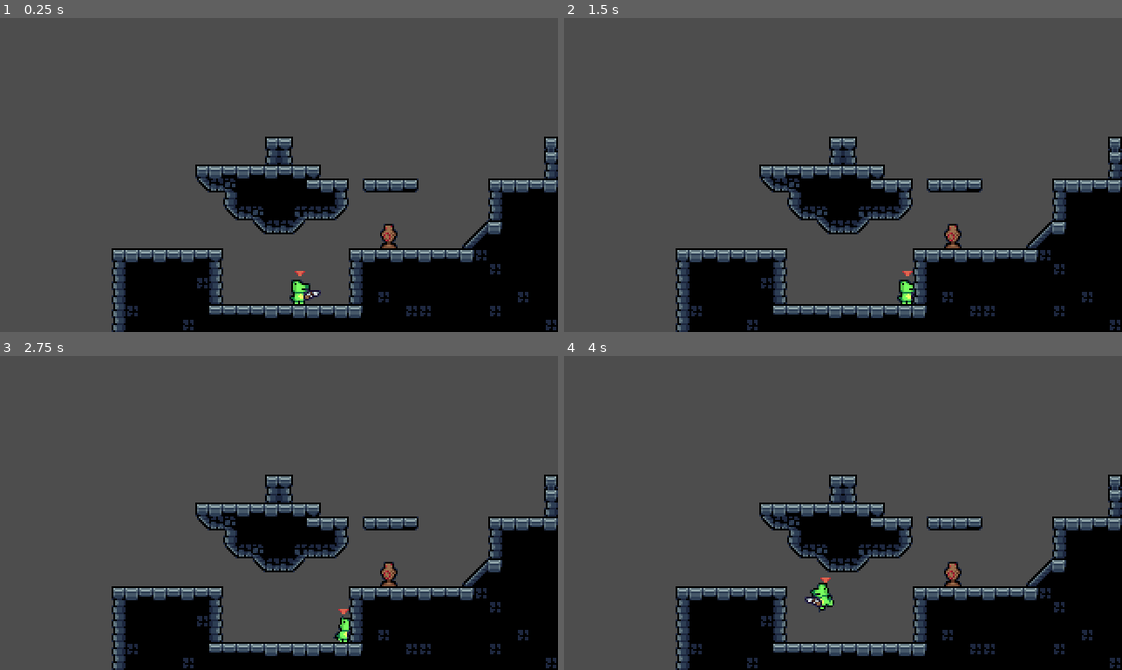
Above: before the commit, frames 1-4 (two rows, left to right).
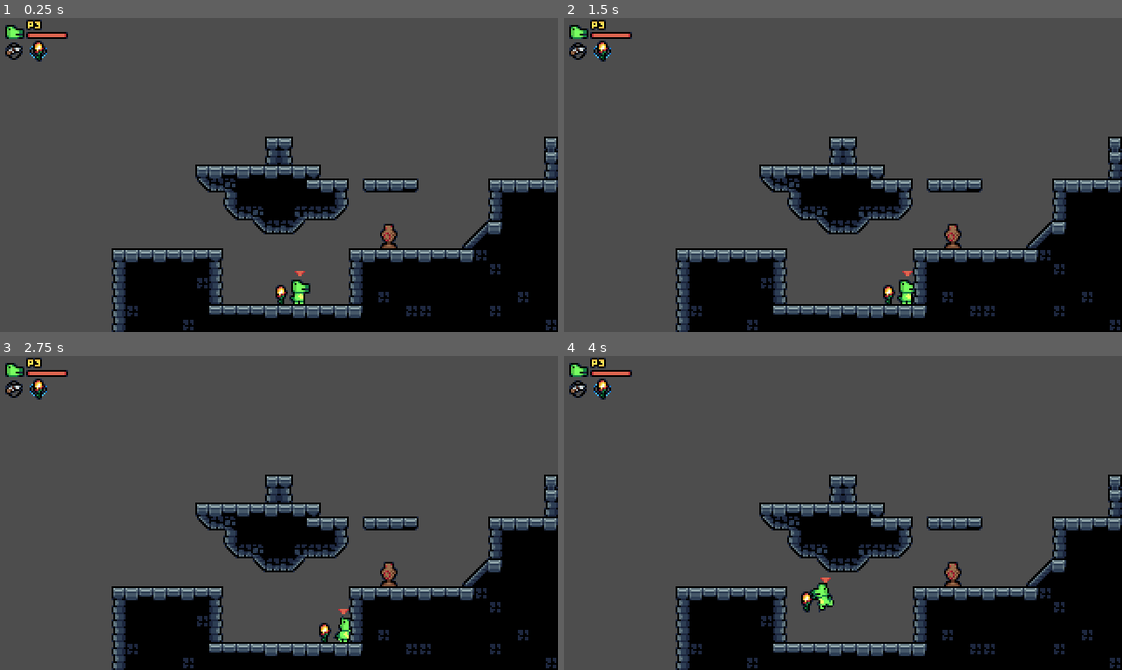
Above: after the commit, the same moments.

Repository: mageowl/descent
Game: Godot game, scene res://scenes/test/test.tscn
The game is run twice, just before and just after one commit, with the same random seed, the same clock (stepped at 60 frames per second) and the same inputs.
Inputs (mouse positions are in pixels of both pictures, inside the frame that each line leads up to):
- Up to frame 1 (0.25 s): no input
- Up to frame 2 (1.5 s): tap Enter at 0.5 s; move the mouse to (965, 159) at 0.52 s; hold D (right) 0.53-1.25 s; click (965, 159) at 0.67 s; tap W (jump) at 0.77 s; drag from (731, 190) to (815, 237) at 1.27 s
- Up to frame 3 (2.75 s): tap Space at 2 s; move the mouse to (334, 443) at 2.02 s; hold D (right) from 2.03 s (still down)
- Up to frame 4 (4 s): release D (right) at 2.75 s; drag from (815, 575) to (675, 465) at 2.77 s; tap Enter at 3.5 s; move the mouse to (1010, 560) at 3.52 s; hold A (left) from 3.53 s (still down); tap W (jump) at 3.77 s

The runs differ from the first frame. In frame 1, 0.8% of the frame differs, in the area x 0-58%, y 0-92%; in frame 2, 0.8%; in frame 3, 0.8%; in frame 4, 0.8%.

Commit message:
Update weapon systems Beginning changes for weapons and weapon drops.

Diff:
--- a/scenes/entity/entity_types/combat_dummy.tscn
+++ b/scenes/entity/entity_types/combat_dummy.tscn
@@ -52,10 +52,9 @@
 
 [sub_resource type="CapsuleShape2D" id="CapsuleShape2D_ufx1m"]
 radius = 5.0
-height = 14.0
+height = 16.0
 
 [node name="CombatDummy" type="CharacterBody2D"]
-position = Vector2(72, -26)
 collision_layer = 2
 collision_mask = 0
 script = SubResource("GDScript_1d7ic")
@@ -72,5 +71,5 @@
 offset = Vector2(0, -8)
 
 [node name="CollisionShape2D" type="CollisionShape2D" parent="."]
-position = Vector2(0, -6)
+position = Vector2(0, -8)
 shape = SubResource("CapsuleShape2D_ufx1m")
--- a/scenes/player/player.gd
+++ b/scenes/player/player.gd
@@ -15,7 +15,8 @@
 const CYOTE_TIME = 8
 const HOLD_JUMP = 4
 
-@onready var weapons = $Weapon
+@export var player_index = 0
+@onready var weapon_container = $Weapons
 @onready var animation_tree = $Sprite/AnimationTree
 @onready var sprite = $Sprite
 @onready var input_map: FilteredInputMap = $InputMap
@@ -25,7 +26,17 @@
 var short_jump = false
 var short_jumped = false
 
-var current_weapon = 0
+var weapons: Array[GenericWeapon.WeaponData] = []
+var current_weapon: GenericWeapon
+
+func _enter_tree():
+	name = StringName("Player" + str(player_index + 1))
+
+func _ready():
+	input_map.controller = player_index
+
+	for weapon in weapon_container.get_children():
+		weapon._set_input_map(input_map)
 
 func animate(direction):
 	var set_p = func (property, value):
@@ -41,7 +52,6 @@
 			var squash_factor: float = min(impact / 10.0, 50.0) / 80.0
 			set_p.call("squash/blend_position", -squash_factor)
 			impact -= 50
-			print("now using impact" + str(squash_factor))
 		else:
 			set_p.call("squash/blend_position", 0)
 
@@ -92,9 +102,10 @@
 	var direction = movement(delta)
 	animate(direction)
 
-	var aim = Util.deadzone2(input_map.get_vector("left", "right", "aim_up", "aim_down")).normalized().snapped(Vector2(1, 1))
-	if aim == Vector2.ZERO: aim.x = int(sprite.flip_h) * -2 + 1
-	if aim.y > 0: aim.x = 0
-	weapons.get_child(current_weapon)._process_weapon(aim)
+	if current_weapon != null:
+		var aim = Util.deadzone2(input_map.get_vector("left", "right", "aim_up", "aim_down")).normalized().snapped(Vector2(1, 1))
+		if aim == Vector2.ZERO: aim.x = int(sprite.flip_h) * -2 + 1
+		if aim.y > 0 and not input_map.is_action_pressed("aim"): aim.x = 0
+		current_weapon._process_weapon(aim)
 
 	move_and_slide()
--- a/scenes/player/player.tscn
+++ b/scenes/player/player.tscn
@@ -1,9 +1,10 @@
-[gd_scene load_steps=24 format=3 uid="uid://mpb3hkk48g22"]
+[gd_scene load_steps=25 format=3 uid="uid://mpb3hkk48g22"]
 
 [ext_resource type="Texture2D" uid="uid://pddkgxhnrskj" path="res://scenes/player/gator.png" id="1_bdxws"]
 [ext_resource type="Script" path="res://scenes/player/player.gd" id="1_cadx7"]
 [ext_resource type="AnimationLibrary" uid="uid://b6plggdiycbjf" path="res://scenes/player/gator.tres" id="3_05bc4"]
 [ext_resource type="PackedScene" uid="uid://bdbrbjgnblxwq" path="res://scenes/weapon/weapon_types/silver_pistol.tscn" id="3_uff5s"]
+[ext_resource type="PackedScene" uid="uid://dd1x5hlymoupa" path="res://scenes/weapon/weapon_types/flare_bloom.tscn" id="5_8sst0"]
 [ext_resource type="Script" path="res://global/classes/filtered_input_map.gd" id="5_ya4st"]
 [ext_resource type="Texture2D" uid="uid://b6wfm3sjx8s65" path="res://scenes/player/marker-1.png" id="6_3rr87"]
 
@@ -121,7 +122,7 @@
 texture = ExtResource("1_bdxws")
 offset = Vector2(0, -8)
 region_enabled = true
-region_rect = Rect2(16, 0, 16, 16)
+region_rect = Rect2(0, 0, 16, 16)
 
 [node name="AnimationPlayer" type="AnimationPlayer" parent="Sprite"]
 libraries = {
@@ -145,10 +146,13 @@
 parameters/tilting/transition_request = ""
 parameters/tilting/current_index = 2
 
-[node name="Weapon" type="Node2D" parent="."]
+[node name="Weapons" type="Node2D" parent="."]
 position = Vector2(0, 3)
 
-[node name="SilverPistol" parent="Weapon" instance=ExtResource("3_uff5s")]
+[node name="FlareBloom" parent="Weapons" instance=ExtResource("5_8sst0")]
+
+[node name="SilverPistol" parent="Weapons" instance=ExtResource("3_uff5s")]
+visible = false
 
 [node name="CollisionShape2D" type="CollisionShape2D" parent="."]
 position = Vector2(0, 2.5)
--- a/scenes/test/test.tscn
+++ b/scenes/test/test.tscn
@@ -1,10 +1,11 @@
-[gd_scene load_steps=17 format=3 uid="uid://bi1de72m3o7cg"]
+[gd_scene load_steps=13 format=3 uid="uid://bi1de72m3o7cg"]
 
 [ext_resource type="Texture2D" uid="uid://cpclmmw8wl54q" path="res://scenes/test/tiles.png" id="1_34yfe"]
 [ext_resource type="PackedScene" uid="uid://mpb3hkk48g22" path="res://scenes/player/player.tscn" id="1_dgnk1"]
 [ext_resource type="Texture2D" uid="uid://6cd3pofvovsn" path="res://scenes/test/foliage.png" id="2_80lno"]
 [ext_resource type="Texture2D" uid="uid://bkvvj1k5pggsc" path="res://scenes/test/tiles2.png" id="4_8glur"]
-[ext_resource type="Texture2D" uid="uid://cqiitoovprsdf" path="res://scenes/test/dummy.png" id="6_50maw"]
+[ext_resource type="PackedScene" uid="uid://dba1hfvlqg084" path="res://scenes/entity/entity_types/combat_dummy.tscn" id="5_npr70"]
+[ext_resource type="Texture2D" uid="uid://duph2okp3gh6m" path="res://scenes/test/hud-test.png" id="6_2sgjf"]
 
 [sub_resource type="TileMapPattern" id="TileMapPattern_pekoi"]
 tile_data = PackedInt32Array(65536, 1048578, 10, 1, 1114114, 9, 65537, 1114114, 10)
@@ -1121,58 +1122,6 @@
 pattern_0 = SubResource("TileMapPattern_pekoi")
 pattern_1 = SubResource("TileMapPattern_lhfgs")
 
-[sub_resource type="GDScript" id="GDScript_1d7ic"]
-script/source = "extends Entity
-
-@onready var animation_player = $AnimationPlayer
-
-func _ready():
-	invul = -1
-
-func damage(damage_source: DamageSource, hurt_points: int, type: DamageSource.TYPE):
-	animation_player.stop()
-	animation_player.play(\"Hit\")
-	return super.damage(damage_source, hurt_points, type)
-"
-
-[sub_resource type="Animation" id="Animation_5lmdu"]
-resource_name = "Hit"
-tracks/0/type = "bezier"
-tracks/0/imported = false
-tracks/0/enabled = true
-tracks/0/path = NodePath("CombatDummy/Sprite:rotation")
-tracks/0/interp = 1
-tracks/0/loop_wrap = true
-tracks/0/keys = {
-"handle_modes": PackedInt32Array(0, 0, 0, 0),
-"points": PackedFloat32Array(0, -0.25, 0, 0.2, 0.563645, -0.216726, -0.2, 0.047268, 0.3, 0.0324621, 0.185, -0.25, 0, 0.1, 0.0365205, 0, -0.2, -0.0706437, 0.25, 0),
-"times": PackedFloat32Array(0, 0.3, 0.7, 1)
-}
-
-[sub_resource type="Animation" id="Animation_jsy0c"]
-length = 0.001
-tracks/0/type = "bezier"
-tracks/0/imported = false
-tracks/0/enabled = true
-tracks/0/path = NodePath("CombatDummy/Sprite:rotation")
-tracks/0/interp = 1
-tracks/0/loop_wrap = true
-tracks/0/keys = {
-"handle_modes": PackedInt32Array(0),
-"points": PackedFloat32Array(0, -0.25, 0, 0.25, 0),
-"times": PackedFloat32Array(0)
-}
-
-[sub_resource type="AnimationLibrary" id="AnimationLibrary_lb5yt"]
-_data = {
-"Hit": SubResource("Animation_5lmdu"),
-"RESET": SubResource("Animation_jsy0c")
-}
-
-[sub_resource type="CapsuleShape2D" id="CapsuleShape2D_ufx1m"]
-radius = 5.0
-height = 14.0
-
 [node name="Test" type="Node2D"]
 metadata/_edit_horizontal_guides_ = []
 
@@ -1186,26 +1135,13 @@
 format = 2
 layer_0/tile_data = PackedInt32Array(131069, 131074, 2, 131070, 131074, 2, 131071, 131074, 2, 65536, 196610, 2, 65537,  …(5282 unchanged characters)…
 
-[node name="CombatDummy" type="CharacterBody2D" parent="."]
+[node name="CombatDummy" parent="." instance=ExtResource("5_npr70")]
 position = Vector2(72, -26)
-collision_layer = 2
-collision_mask = 0
-script = SubResource("GDScript_1d7ic")
-max_hp = 999
-
-[node name="AnimationPlayer" type="AnimationPlayer" parent="CombatDummy"]
-root_node = NodePath("../..")
-libraries = {
-"": SubResource("AnimationLibrary_lb5yt")
-}
-
-[node name="Sprite" type="Sprite2D" parent="CombatDummy"]
-texture = ExtResource("6_50maw")
-offset = Vector2(0, -8)
-
-[node name="CollisionShape2D" type="CollisionShape2D" parent="CombatDummy"]
-position = Vector2(0, -6)
-shape = SubResource("CapsuleShape2D_ufx1m")
+collision_mask = 4
 
 [node name="Camera2D" type="Camera2D" parent="." groups=["main_camera"]]
 position = Vector2(9, -68)
+
+[node name="Hud-test" type="Sprite2D" parent="."]
+position = Vector2(-119, -126)
+texture = ExtResource("6_2sgjf")
--- a/scenes/weapon/generic.gd
+++ b/scenes/weapon/generic.gd
@@ -1,13 +1,13 @@
 class_name GenericWeapon extends DamageSource
 
 var cooldown: float = 0.0
+var input_map: FilteredInputMap
 
 func _get_weapon_data() -> WeaponData:
 	return WeaponData.new()
 
-# Called when the node enters the scene tree for the first time.
-func _ready():
-	pass # Replace with function body.
+func _set_input_map(map: FilteredInputMap) -> void:
+	input_map = map
 
 # Called every frame. 'delta' is the elapsed time since the previous frame.
 func _process(delta):
--- a/scenes/weapon/generic_bullet.gd
+++ b/scenes/weapon/generic_bullet.gd
@@ -7,17 +7,22 @@
 @export var speed = 200
 @export var bullet_gravity = 0
 @export var pierce = 0
+@export var bounce = 0
+@export var bounce_damping = 0.8
 @export_group("Display")
 @export var rotateSprite = true
 @export_node_path("GPUParticles2D") var hit_particles: NodePath
+@export_node_path("GPUParticles2D") var trail_particles: NodePath
 @export_group("Entity Collision")
 @export var damage = 0
 @export var damage_type = DamageSource.TYPE.Physical
 var velocity = Vector2.ZERO
 var hits = -1
+var bounces = -1
 var destroyed = false
 var damage_source: DamageSource
 var hit_particle_node: GPUParticles2D
+var trail_particle_node: GPUParticles2D
 
 func destroy():
 	if destroyed: return
@@ -30,6 +35,9 @@
 
 func enable():
 	destroyed = false
+	hits = 0
+	bounces = 0
+	if trail_particle_node: trail_particle_node.restart()
 
 func set_parent(parent: Node):
 	if parent is DamageSource: damage_source = parent
@@ -38,26 +46,35 @@
 func _ready():
 	hits = pierce
 	body_entered.connect(hit_body)
-	if hit_particles != null: hit_particle_node = get_node(hit_particles)
+	if !hit_particles.is_empty(): hit_particle_node = get_node(hit_particles)
+	if !trail_particles.is_empty(): trail_particle_node = get_node(trail_particles)
 
 # Called every frame. 'delta' is the elapsed time since the previous frame.
 func _physics_process(delta):
 	var query = PhysicsRayQueryParameters2D.create(position, position + speed * velocity * delta)
+	query.hit_from_inside = true
 	var result = get_world_2d().direct_space_state.intersect_ray(query)
 
+	velocity.y += bullet_gravity * delta
+
 	if result:
-		hit_body(result.collider)
+		hit_body(result.collider, result.normal)
 
 	position += speed * velocity * delta
 	if rotateSprite: rotation = velocity.angle();
 
-func hit_body(collision_shape: Node2D):
-	if hit_particles: GlobalParticleManager.emit(hit_particle_node, global_position, hit_particle_node.lifetime + 0.5)
+func hit_body(collision_shape: Node2D, normal: Vector2 = Vector2.ZERO):
 	if destroyed: return
 
 	if collision_shape is TileMap:
-		destroy()
+		if bounces < bounce and abs(normal.x) <= abs(normal.y):
+			velocity.y *= -bounce_damping
+			bounces += 1
+			return
+		else: destroy()
 	elif collision_shape is Entity:
 		var damage_dealt = collision_shape.damage(damage_source, damage, damage_type)
 		GlobalParticleManager.emit_damage_particles(position, damage_dealt)
 		destroy()
+
+	if hit_particles: GlobalParticleManager.emit(hit_particle_node, global_position, hit_particle_node.lifetime + 0.5)
--- /dev/null
+++ b/scenes/weapon/weapon_types/flare_bloom.tscn
@@ -0,0 +1,206 @@
+[gd_scene load_steps=19 format=3 uid="uid://dd1x5hlymoupa"]
+
+[ext_resource type="Texture2D" uid="uid://bsmjg7ttix3ff" path="res://scenes/weapon/weapon_sprites/flare_bloom.png" id="1_ldqhm"]
+[ext_resource type="Script" path="res://scenes/weapon/object_pool.gd" id="2_iyc8h"]
+[ext_resource type="Script" path="res://scenes/weapon/generic_bullet.gd" id="3_ygx54"]
+[ext_resource type="Texture2D" uid="uid://bn6evonnn01pu" path="res://global/particle_circle.png" id="4_yf5d7"]
+
+[sub_resource type="GDScript" id="GDScript_vqfff"]
+script/source = "extends GenericWeapon
+
+enum STANCE {
+	Pointing,
+	Holding,
+	Shooting
+}
+
+@onready var sprite = $Sprite
+@onready var animation_player = $AnimationPlayer
+@onready var object_pool = $ObjectPool
+@onready var nose = $Nose
+var stance = STANCE.Holding :
+	set(v):
+		stance = v
+		var tween = create_tween().set_ease(Tween.EASE_OUT).set_trans(Tween.TRANS_CUBIC)
+		var duration = 0.25
+
+		if v == STANCE.Holding:
+			tween.tween_property(sprite, \"rotation\", 0, duration)
+			tween.parallel().tween_property(sprite, \"position:x\", -11, duration)
+		elif v == STANCE.Pointing or v == STANCE.Shooting:
+			tween.tween_property(sprite, \"rotation\", TAU * 0.25, duration)
+			tween.parallel().tween_property(sprite, \"position:x\", 11, duration)
+
+func _get_weapon_data() -> WeaponData:
+	return WeaponData.new().set_display_name(\"Silver Pistol\").set_ammo(3)
+
+func _process_weapon(aim: Vector2):
+	rotation = lerp_angle(rotation, aim.angle(), 0.5)
+	sprite.flip_v = aim.x < 0 if stance == STANCE.Holding else false
+
+	if input_map.is_action_just_pressed(\"aim\") \\
+		or input_map.is_action_just_pressed(\"aim_up\") \\
+		or input_map.is_action_just_pressed(\"aim_down\"): stance = STANCE.Pointing
+	elif not input_map.is_action_pressed(\"aim\") \\
+		and (input_map.is_action_just_released(\"aim\") \\
+		or input_map.is_action_just_released(\"aim_up\") \\
+		or input_map.is_action_just_released(\"aim_down\")): stance = STANCE.Holding
+
+	if input_map.is_action_pressed(\"attack\") && cooldown == 0:
+		animation_player.play(\"shoot\")
+		cooldown = 0.4
+		stance = STANCE.Shooting
+
+		var bullet: BasicBullet = object_pool.spawn(nose.global_position)
+		bullet.velocity = aim.normalized() + Vector2(0, -1)
+	if cooldown == 0 and stance == STANCE.Shooting \\
+		and not (input_map.is_action_pressed(\"aim\") \\
+		or input_map.is_action_pressed(\"aim_up\") \\
+		or input_map.is_action_pressed(\"aim_down\")): stance = STANCE.Holding
+"
+
+[sub_resource type="Animation" id="Animation_m02gm"]
+length = 0.001
+tracks/0/type = "value"
+tracks/0/imported = false
+tracks/0/enabled = true
+tracks/0/path = NodePath("Sprite:scale")
+tracks/0/interp = 1
+tracks/0/loop_wrap = true
+tracks/0/keys = {
+"times": PackedFloat32Array(0),
+"transitions": PackedFloat32Array(1),
+"update": 0,
+"values": [Vector2(1, 1)]
+}
+
+[sub_resource type="Animation" id="Animation_yssa6"]
+resource_name = "shoot"
+length = 0.4
+tracks/0/type = "value"
+tracks/0/imported = false
+tracks/0/enabled = true
+tracks/0/path = NodePath("Sprite:scale")
+tracks/0/interp = 1
+tracks/0/loop_wrap = true
+tracks/0/keys = {
+"times": PackedFloat32Array(0, 0.1, 0.4),
+"transitions": PackedFloat32Array(1, 1, 1),
+"update": 0,
+"values": [Vector2(1, 1), Vector2(1.5, 0.5), Vector2(1, 1)]
+}
+
+[sub_resource type="AnimationLibrary" id="AnimationLibrary_s3nxs"]
+_data = {
+"RESET": SubResource("Animation_m02gm"),
+"shoot": SubResource("Animation_yssa6")
+}
+
+[sub_resource type="CircleShape2D" id="CircleShape2D_c8wxh"]
+radius = 4.0
+
+[sub_resource type="CanvasItemMaterial" id="CanvasItemMaterial_bk0pu"]
+blend_mode = 1
+
+[sub_resource type="Curve" id="Curve_0774p"]
+_data = [Vector2(0, 1), 0.0, 0.0, 0, 0, Vector2(1, 0), -1.12862, 0.0, 0, 0]
+point_count = 2
+
+[sub_resource type="CurveTexture" id="CurveTexture_sryqy"]
+curve = SubResource("Curve_0774p")
+
+[sub_resource type="ParticleProcessMaterial" id="ParticleProcessMaterial_qnylg"]
+particle_flag_disable_z = true
+direction = Vector3(-1, 0, 0)
+spread = 15.0
+gravity = Vector3(0, 0, 0)
+initial_velocity_min = 15.0
+initial_velocity_max = 30.0
+orbit_velocity_min = 0.0
+orbit_velocity_max = 0.0
+scale_min = 0.5
+scale_max = 0.7
+scale_curve = SubResource("CurveTexture_sryqy")
+color = Color(0.870588, 0.396078, 0.309804, 1)
+
+[sub_resource type="Gradient" id="Gradient_j36wp"]
+colors = PackedColorArray(1, 1, 1, 1, 0, 0, 0, 1)
+
+[sub_resource type="GradientTexture1D" id="GradientTexture1D_c6fcq"]
+gradient = SubResource("Gradient_j36wp")
+
+[sub_resource type="Curve" id="Curve_jqk0o"]
+_data = [Vector2(0.535714, 1), 0.0, 0.0, 0, 0, Vector2(1, 0), -1.12862, 0.0, 0, 0]
+point_count = 2
+
+[sub_resource type="CurveTexture" id="CurveTexture_o7jyr"]
+curve = SubResource("Curve_jqk0o")
+
+[sub_resource type="ParticleProcessMaterial" id="ParticleProcessMaterial_10icu"]
+particle_flag_disable_z = true
+direction = Vector3(0, 0, 0)
+spread = 180.0
+gravity = Vector3(0, 0, 0)
+initial_velocity_min = 30.0
+initial_velocity_max = 60.0
+orbit_velocity_min = 0.0
+orbit_velocity_max = 0.0
+scale_min = 0.5
+scale_max = 0.7
+scale_curve = SubResource("CurveTexture_o7jyr")
+color = Color(0.870588, 0.396078, 0.309804, 1)
+color_ramp = SubResource("GradientTexture1D_c6fcq")
+
+[node name="FlareBloom" type="Node2D"]
+script = SubResource("GDScript_vqfff")
+
+[node name="Sprite" type="Sprite2D" parent="."]
+position = Vector2(-11, 0)
+texture = ExtResource("1_ldqhm")
+
+[node name="AnimationPlayer" type="AnimationPlayer" parent="."]
+libraries = {
+"": SubResource("AnimationLibrary_s3nxs")
+}
+
+[node name="ObjectPool" type="Node" parent="."]
+script = ExtResource("2_iyc8h")
+
+[node name="BasicBullet" type="Area2D" parent="ObjectPool"]
+script = ExtResource("3_ygx54")
+bullet_gravity = 10
+bounce = 4
+bounce_damping = 0.9
+hit_particles = NodePath("HitParticles")
+trail_particles = NodePath("Trail")
+damage = 10
+damage_type = 2
+
+[node name="CollisionShape2D" type="CollisionShape2D" parent="ObjectPool/BasicBullet"]
+shape = SubResource("CircleShape2D_c8wxh")
+
+[node name="Trail" type="GPUParticles2D" parent="ObjectPool/BasicBullet"]
+material = SubResource("CanvasItemMaterial_bk0pu")
+amount = 40
+process_material = SubResource("ParticleProcessMaterial_qnylg")
+texture = ExtResource("4_yf5d7")
+lifetime = 0.25
+
+[node name="HitParticles" type="GPUParticles2D" parent="ObjectPool/BasicBullet"]
+material = SubResource("CanvasItemMaterial_bk0pu")
+emitting = false
+amount = 20
+process_material = SubResource("ParticleProcessMaterial_10icu")
+texture = ExtResource("4_yf5d7")
+lifetime = 0.25
+one_shot = true
+explosiveness = 1.0
+
+[node name="VisibleOnScreenNotifier2D" type="VisibleOnScreenNotifier2D" parent="ObjectPool/BasicBullet"]
+position = Vector2(0, 4.76837e-07)
+scale = Vector2(0.2, 0.2)
+
+[node name="Nose" type="Marker2D" parent="."]
+position = Vector2(14, 0)
+
+[connection signal="screen_exited" from="ObjectPool/BasicBullet/VisibleOnScreenNotifier2D" to="ObjectPool/BasicBullet" method="destroy"]
--- a/scenes/weapon/weapon_types/silver_pistol.tscn
+++ b/scenes/weapon/weapon_types/silver_pistol.tscn
@@ -21,7 +21,7 @@
 	rotation = lerp_angle(rotation, aim.angle(), 0.5)
 	sprite.flip_v = aim.x < 0
 
-	if Input.is_action_pressed(\"attack\") && cooldown == 0:
+	if input_map.is_action_pressed(\"attack\") && cooldown == 0:
 		animation_player.play(\"shoot_flip\" if sprite.flip_v else \"shoot\")
 		cooldown = 0.2
 
@@ -237,7 +237,8 @@
 position = Vector2(0, 4.76837e-07)
 scale = Vector2(0.2, 0.2)
 
-[node name="Nose" type="Node2D" parent="."]
+[node name="Nose" type="Marker2D" parent="."]
 position = Vector2(14, 0)
+gizmo_extents = 2.0
 
 [connection signal="screen_exited" from="ObjectPool/BasicBullet/VisibleOnScreenNotifier2D" to="ObjectPool/BasicBullet" method="destroy"]
Binary file added: ._.godot
Binary file added: ._icon.svg
Binary file added: ._icon.svg.import
Binary file added: ._project.godot
Binary file changed: global/particle_circle.png
Binary file added: scenes/test/hud-test.png
Not shown, added: scenes/test/hud-test.png.import
Binary file changed: scenes/weapon/weapon_sprites/silver_pistol.png
Not shown, added: ._.gitattributes
Not shown, added: ._.gitignore
Not shown, added: .gitattributes
Not shown, added: .gitignore
(and 1 more such lines)
